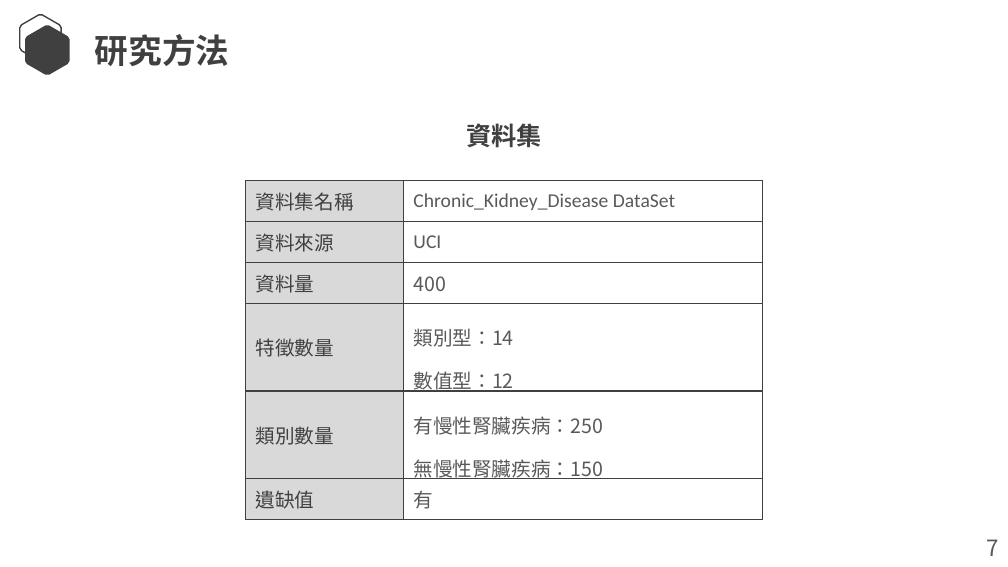
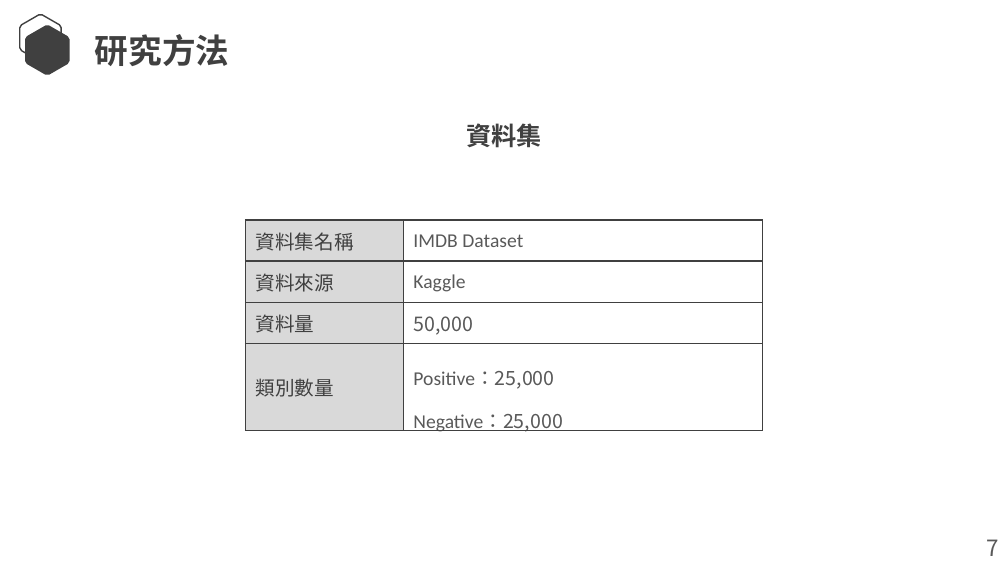
Before and after one commit to Lcwei-0708/lcwei-0708.github.io, a slide deck: slide 15 of data/paper/運用意見探勘技術於類別不平衡資料集/運用意見探勘技術於類別不平衡資料集.pptx (slide 14 before the commit). Drawn at 1008x567 pixels with LibreOffice and Linux fonts; fonts in the diff are those of the drawing. Boxes give left, top, right and bottom in pixels: in the first picture for what was removed or moved away, otherwise in the second. Text is boxed around its words. In the diff, an @@ line names an element or a change of style, - is before the commit and + after.

```diff
--- a/data/paper/運用意見探勘技術於類別不平衡資料集/運用意見探勘技術於類別不平衡資料集.pptx
+++ b/data/paper/運用意見探勘技術於類別不平衡資料集/運用意見探勘技術於類別不平衡資料集.pptx
@@ table at bbox=[245, 220, 762, 436] @@
-row 1: 資料集名稱 | Chronic_Kidney_Disease DataSet
-row 2: 資料來源 | UCI
-row 3: 資料量 | 400
-row 4: 特徵數量 | 類別型：14 / 數值型：12
-row 5: 類別數量 | 有慢性腎臟疾病：250 / 無慢性腎臟疾病：150
-row 6: 遺缺值 | 有
+row 1: 資料集名稱 | IMDB Dataset
+row 2: 資料來源 | Kaggle
+row 3: 資料量 | 50,000
+row 4: 類別數量 | Positive：25,000 / Negative：25,000
@@ table: place and size @@
-table at bbox=[245, 180, 762, 513]
+table at bbox=[245, 220, 762, 436]
```
Also in this commit, not shown: 3 other slides changed, 19 slides added, 17 slides removed, 1 other file.
